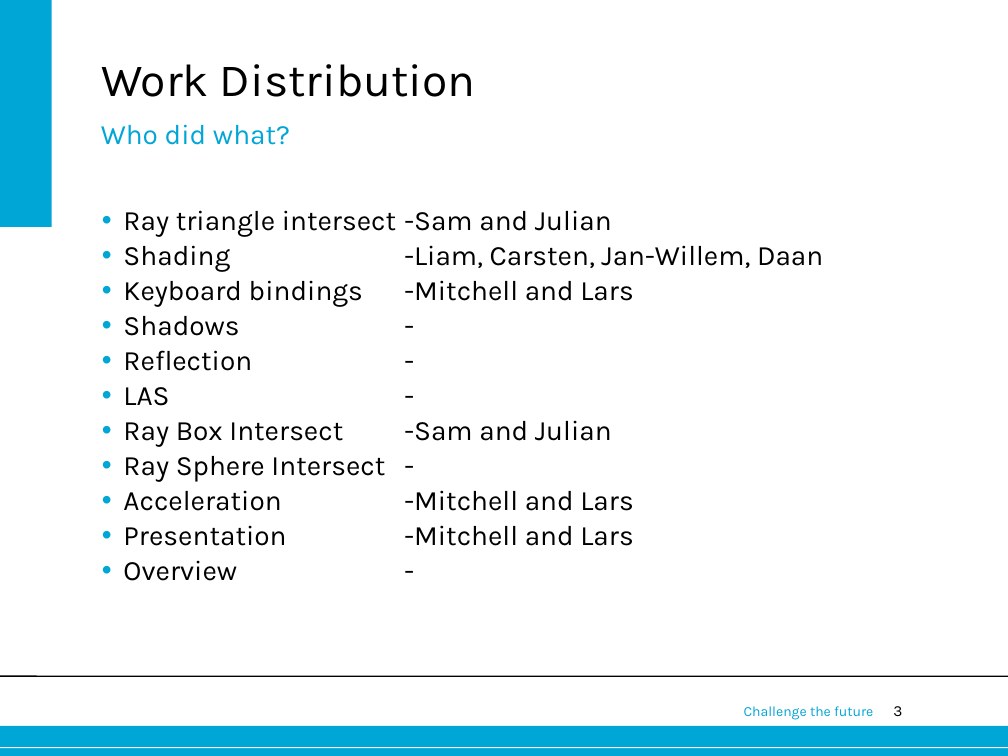
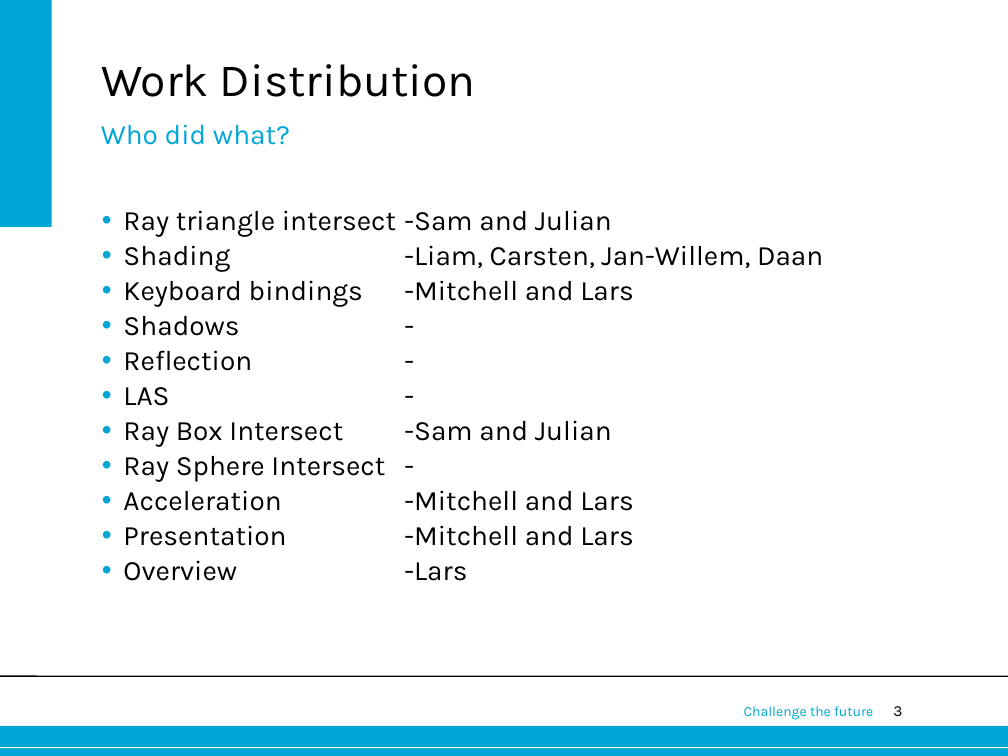
Before and after one commit to wmorssink/raytracert, a slide deck: slide 3 of RayTracing.ppt. Drawn at 1008x756 pixels with LibreOffice and Linux fonts; fonts in the diff are those of the drawing; background and template pictures are left out. Boxes give left, top, right and bottom in pixels: in the first picture for what was removed or moved away, otherwise in the second. Text is boxed around its words. In the diff, an @@ line names an element or a change of style, - is before the commit and + after.

```diff
--- a/RayTracing.ppt
+++ b/RayTracing.ppt
@@ text at (x1=123, y1=561, x2=467, y2=581): text changed @@
-• Overview -
+• Overview -Lars
```
Also in this commit, not shown: 4 slides added, 1 other file.
